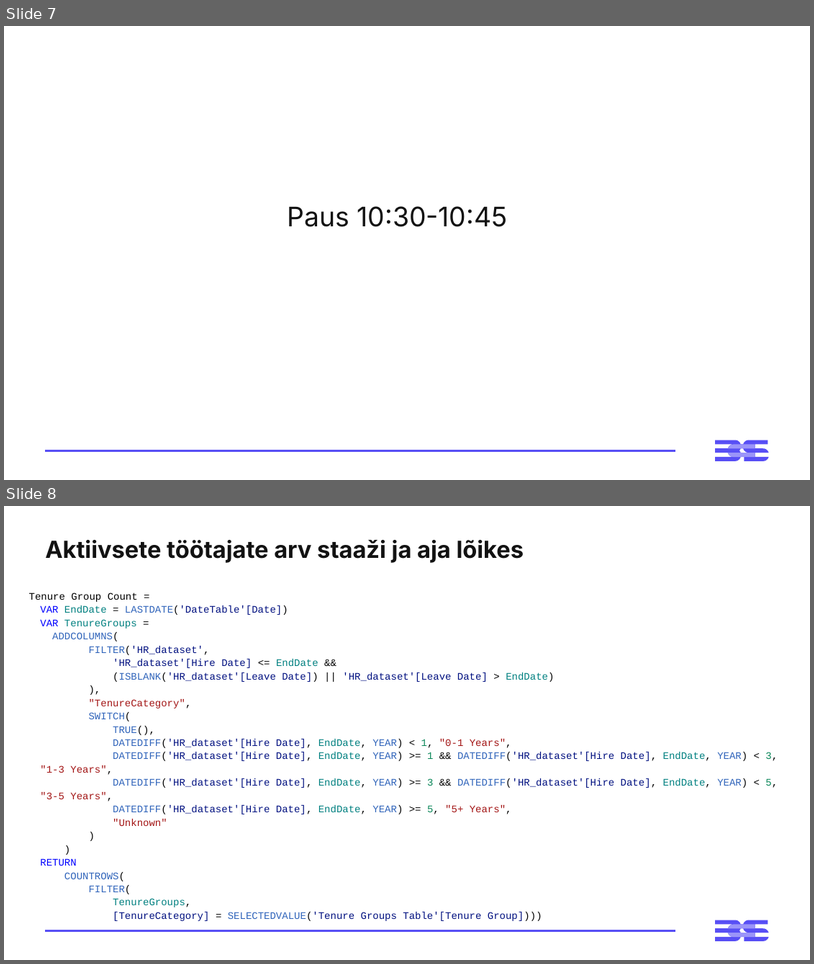
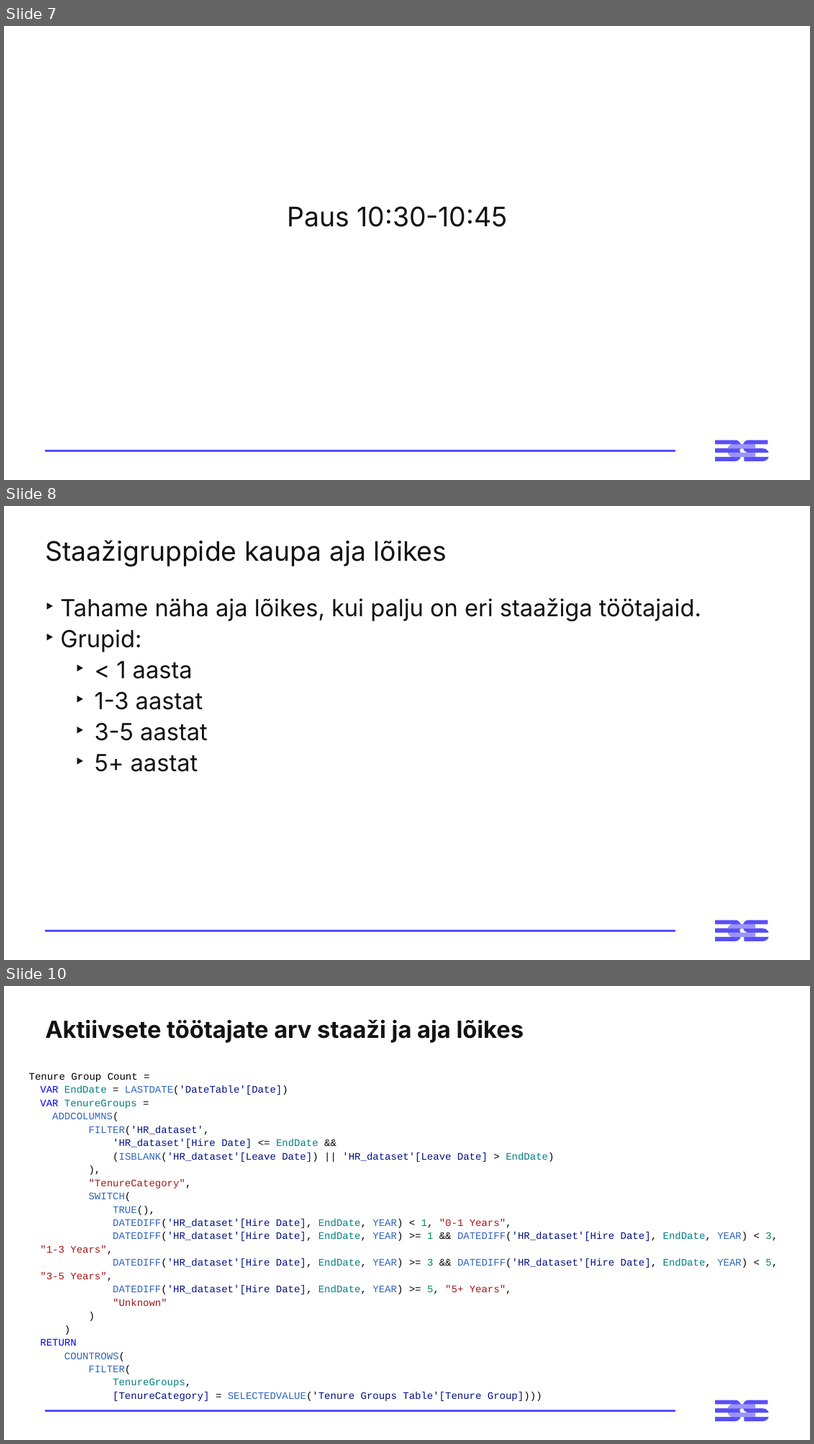
Before and after one commit to virverani/andmetarkus, a slide deck: Day5/5-paev-andmetarkus-esitlus.pptx. Shown one above the other, each under a label of ours: slides 7 and 8 before the commit, slides 7, 8 and 10 after it; the slides between them are not shown. The pictures are 814x964 and 814x1444 pixels, drawn with LibreOffice and Linux fonts; fonts in the diff are those of the drawing. Boxes give left, top, right and bottom in pixels: in the first picture for what was removed or moved away, otherwise in the second. Text is boxed around its words. In the diff, an @@ line names an element or a change of style, - is before the commit and + after.

```diff
--- a/Day5/5-paev-andmetarkus-esitlus.pptx
+++ b/Day5/5-paev-andmetarkus-esitlus.pptx
@@ slide 8 added at (x1=4, y1=506, x2=810, y2=960), background #FFFFFF; not listed: 3 template elements that a slide beside it also shows @@
@@ title added at (x1=45, y1=540, x2=448, y2=566), 32 pt, text #121212 @@
+Staažigruppide kaupa aja lõikes
@@ text added at (x1=60, y1=598, x2=702, y2=772), 28 pt, text #121212 @@
+‣ Tahame näha aja lõikes, kui palju on eri staažiga töötajaid.
+‣ Grupid:
+  ‣ < 1 aasta
+  ‣ 1-3 aastat
+  ‣ 3-5 aastat
+  ‣ 5+ aastat
@@ what was slide 8 is now slide 10 @@
```
Also in this commit, not shown: 1 slide changed, 1 other file.
